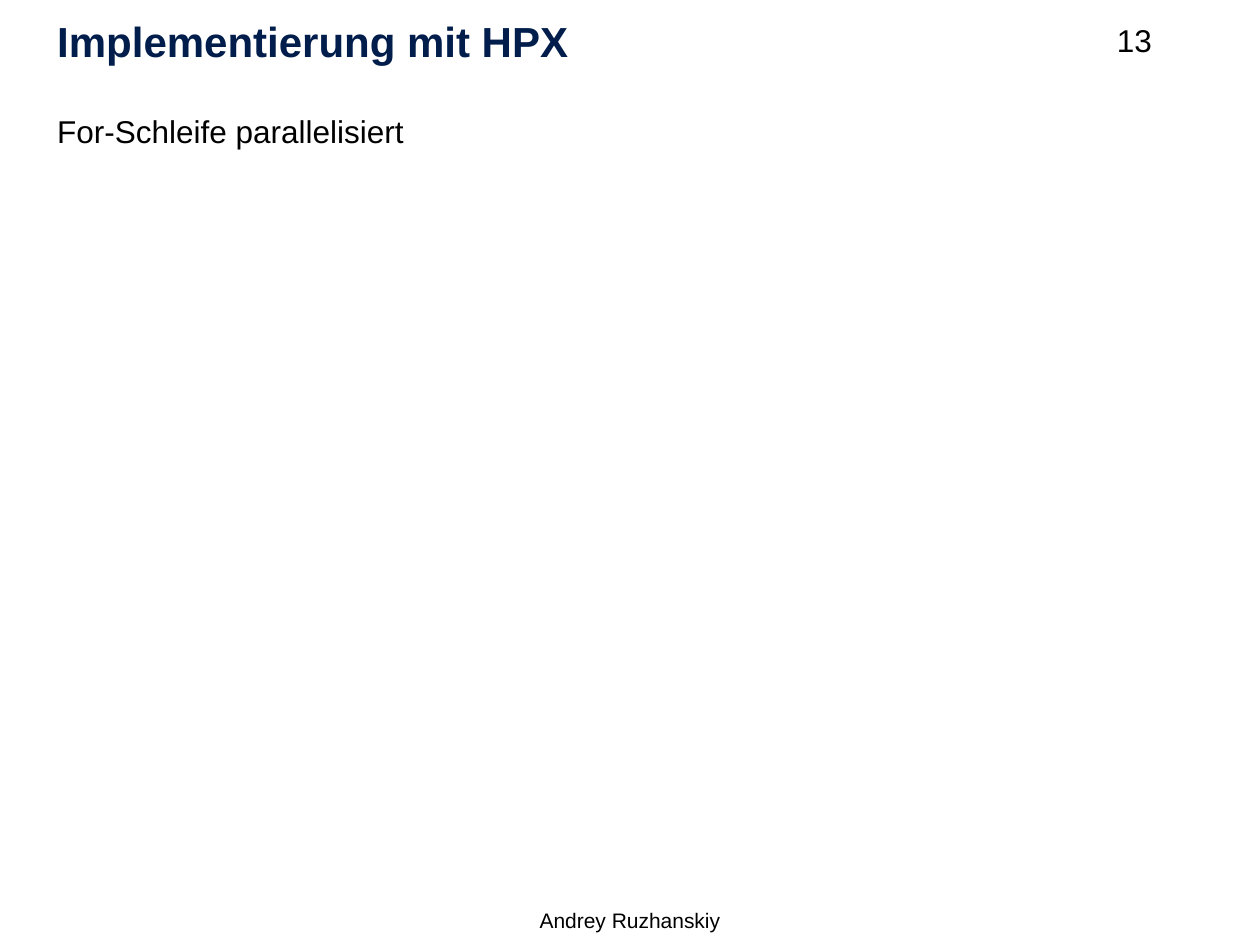
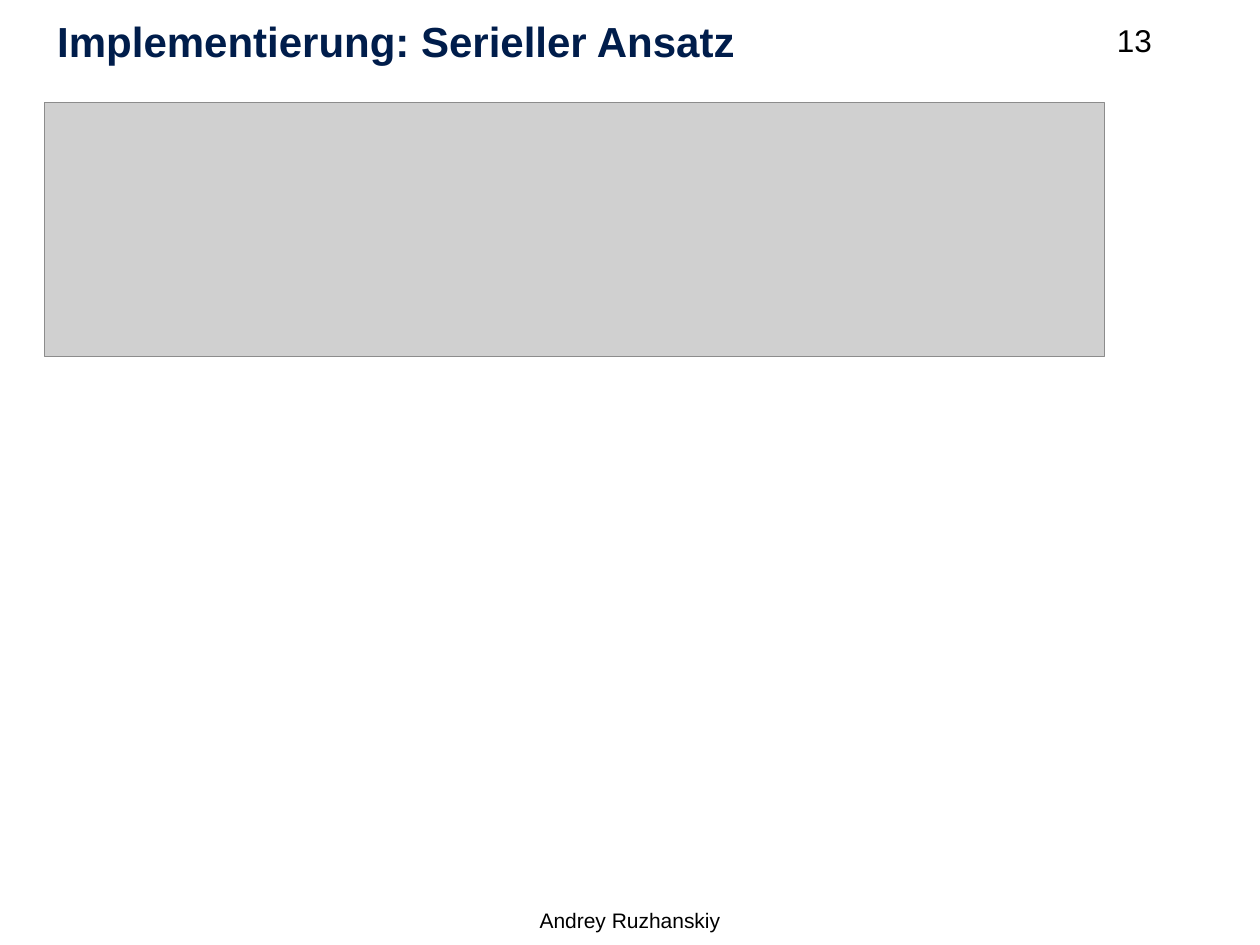
Before and after one commit to Setahero/HPC_Kokkos_HS, a slide deck: slide 13 of Hauptseminar HPC.pptx. Drawn at 1260x945 pixels with LibreOffice and Linux fonts; fonts in the diff are those of the drawing; grey boxes stand for pictures; background and template pictures are left out. Boxes give left, top, right and bottom in pixels: in the first picture for what was removed or moved away, otherwise in the second. Text is boxed around its words. In the diff, an @@ line names an element or a change of style, - is before the commit and + after.

```diff
--- a/Hauptseminar HPC.pptx
+++ b/Hauptseminar HPC.pptx
@@ title at box(57, 26, 735, 65): text changed @@
-Implementierung mit HPX
+Implementierung: Serieller Ansatz
@@ picture added at box(44, 102, 1104, 357) @@
@@ text removed at box(57, 120, 404, 149) @@
-For-Schleife parallelisiert
```
Also in this commit, not shown: 10 other slides changed, 2 slides added, 3 slides removed.
